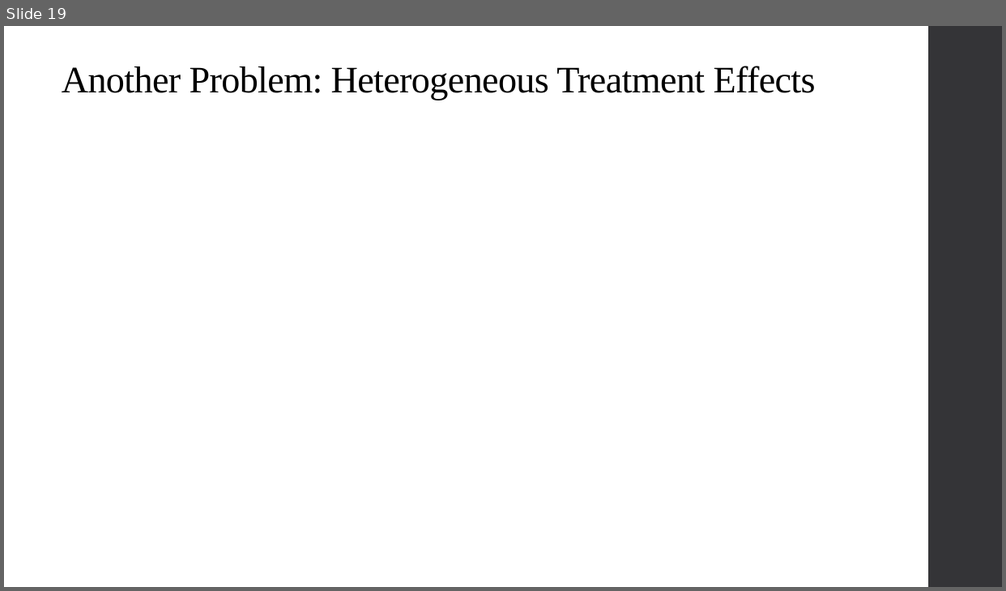
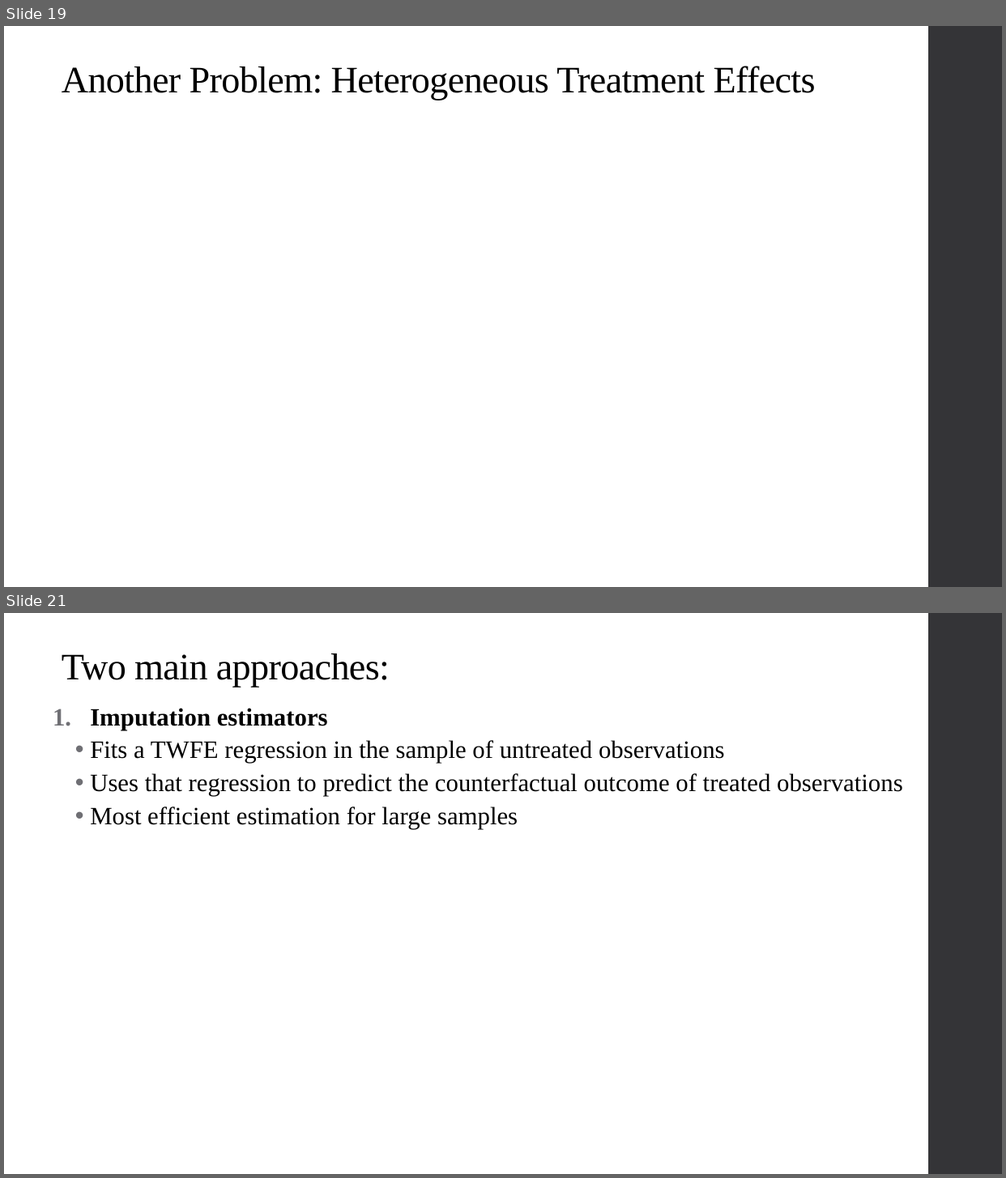
Before and after one commit to qiufei/fork-HAD5744, a slide deck: Lecture11_StaggeredAdoption/Lecture11_StaggeredAdoption_2022F.pptx. Shown one above the other, each under a label of ours: slide 19 before the commit, slides 19 and 21 after it; the slides between them are not shown. The pictures are 1006x591 and 1006x1178 pixels, drawn with LibreOffice and Linux fonts; fonts in the diff are those of the drawing; grey boxes stand for pictures. Boxes give left, top, right and bottom in pixels: in the first picture for what was removed or moved away, otherwise in the second. Text is boxed around its words. In the diff, an @@ line names an element or a change of style, - is before the commit and + after.

```diff
--- a/Lecture11_StaggeredAdoption/Lecture11_StaggeredAdoption_2022F.pptx
+++ b/Lecture11_StaggeredAdoption/Lecture11_StaggeredAdoption_2022F.pptx
@@ slide 21 added at [4, 613, 1002, 1174], background #FFFFFF; not listed: 1 template element that a slide beside it also shows @@
@@ title added at [62, 653, 390, 687], 36 pt, text #000000 @@
+Two main approaches:
@@ text added at [90, 708, 903, 829], 24 pt, text #000000 @@
+  1. Imputation estimators
+    • Fits a TWFE regression in the sample of untreated observations
+    • Uses that regression to predict the counterfactual outcome of treated observations
+    • Most efficient estimation for large samples
```
Also in this commit, not shown: 6 slides changed, 17 other slides added, 1 slide removed, 23 other files.
